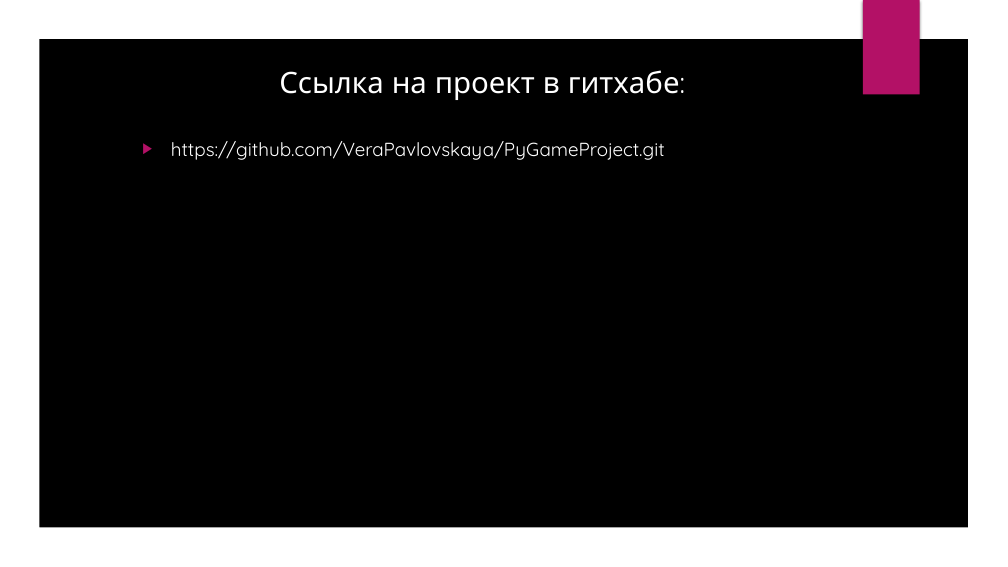
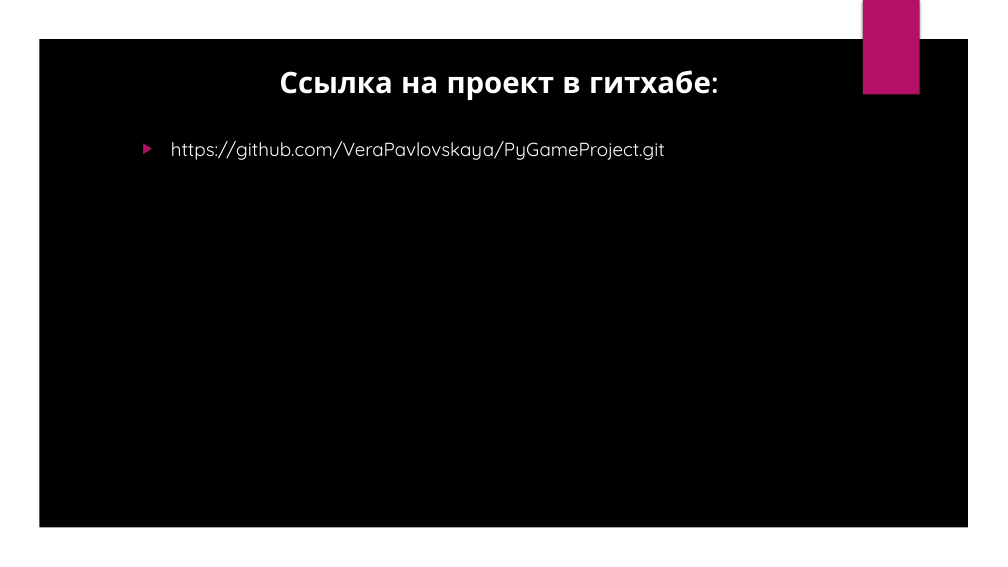
Before and after one commit to VeraPavlovskaya/PyGameProject, a slide deck: slide 9 of presentation.pptx. Drawn at 1008x567 pixels with LibreOffice and Linux fonts; fonts in the diff are those of the drawing; background and template pictures are left out. Boxes give left, top, right and bottom in pixels: in the first picture for what was removed or moved away, otherwise in the second. Text is boxed around its words. In the diff, an @@ line names an element or a change of style, - is before the commit and + after.

```diff
--- a/presentation.pptx
+++ b/presentation.pptx
@@ title "Ссылка на проект в гитхабе:" at (279,70,711,100): bold on @@
```
Also in this commit, not shown: 4 other slides changed.
